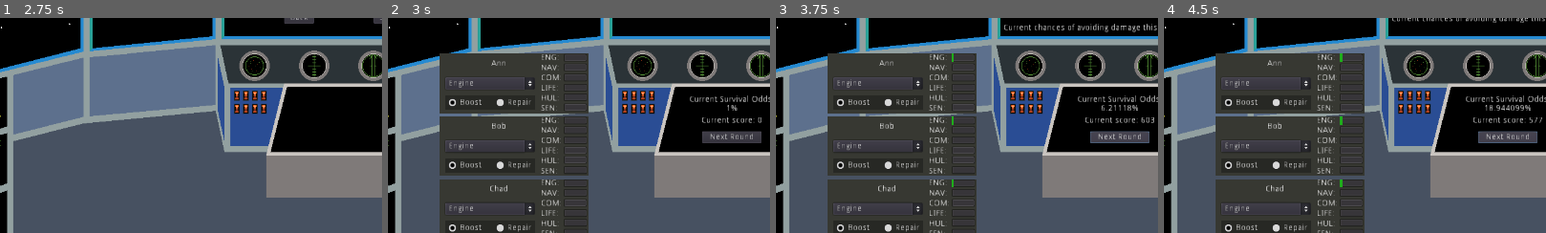
Above: before the commit, frames 1-4 (left to right).
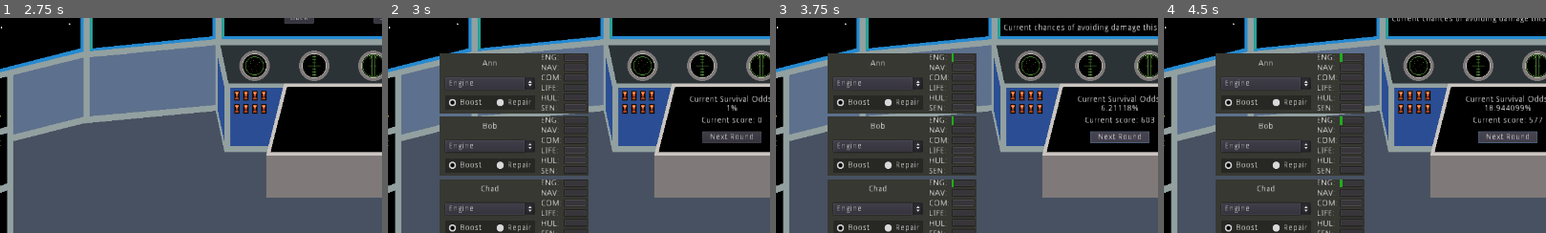
Above: after the commit, the same moments.

Repository: cparlette/alwaystellmetheodds
Game: Godot game, scene res://MainMenu.tscn
Same seed, same stepped clock (60 frames per second), same inputs: the game is played once before the commit and once after it.
Inputs:
- Up to frame 1 (2.75 s): click "New Game" at 0.5 s; click "Phobos - Easy" at 1.25 s; click "Phobos - Easy" at 2 s
- Up to frame 2 (3 s): click "Start" at 2.75 s
- Up to frame 3 (3.75 s): click "Next Round" at 3.5 s
- Up to frame 4 (4.5 s): click "Next Round" at 4.25 s
The pictures show only the part of the screen within x 5-55%, y 43-93%; the shares and areas given below are measured in that part.

Frame 1 is identical in both runs. In frame 2, 0.3% of the frame differs, in the area x 24-32%, y 19-81%; in frame 3, 0.3%; in frame 4, 0.3%.
Error in both runs: Unable to iterate on object of type 'Nil'. (res://MainMenu.gd:79)

Commit message:
UI tweak

Diff:
--- a/Crew.tscn
+++ b/Crew.tscn
@@ -25,9 +25,9 @@
 }
 
 [node name="NameLabel" type="Label" parent="."]
-margin_left = 50.0
+margin_left = 10.0
 margin_top = 10.0
-margin_right = 150.0
+margin_right = 160.0
 margin_bottom = 24.0
 text = "Crew Name"
 align = 1
